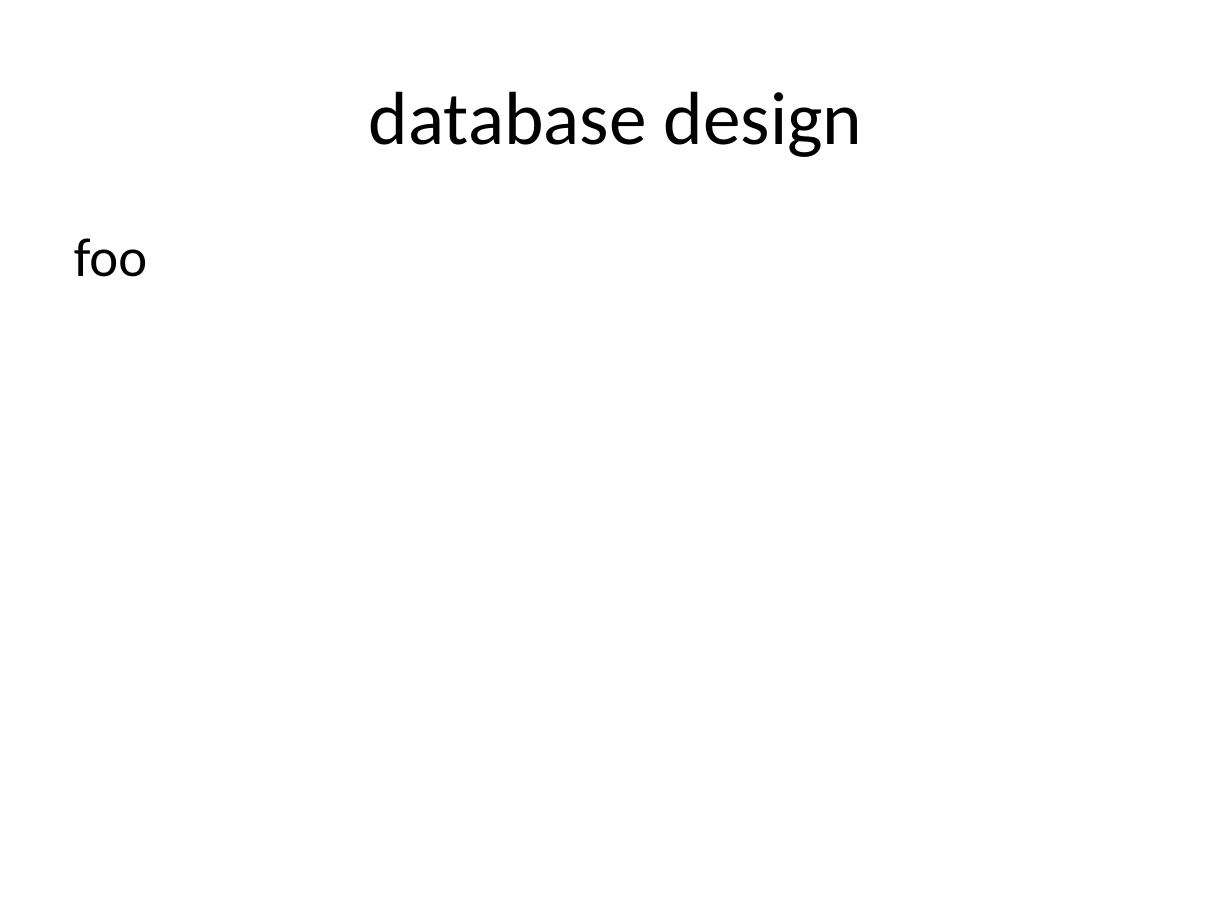
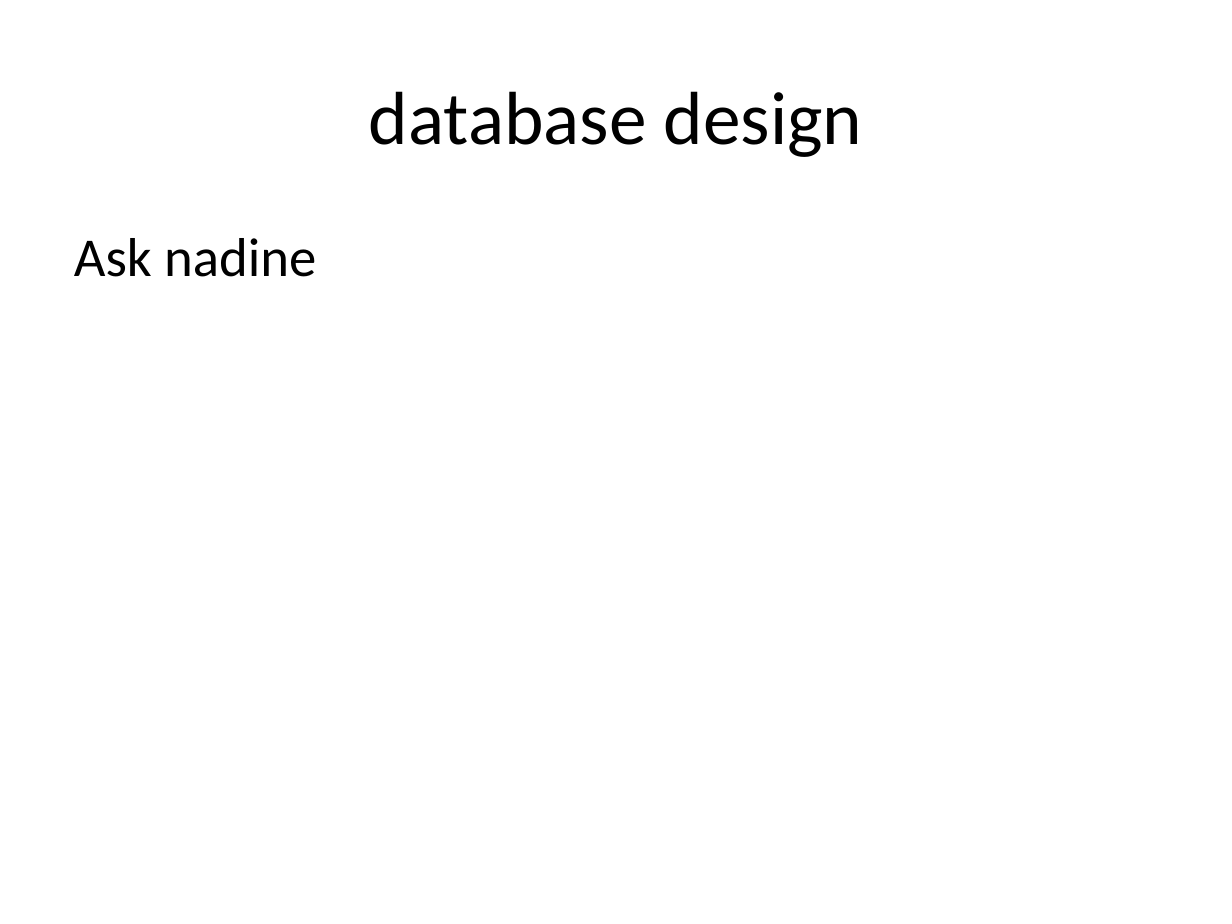
Before and after one commit to krenztr/Super-Smash-Bros-Database, a slide deck: slide 4 of Doc/SSBB.pptx. Drawn at 1232x924 pixels with LibreOffice and Linux fonts; fonts in the diff are those of the drawing. Boxes give left, top, right and bottom in pixels: in the first picture for what was removed or moved away, otherwise in the second. Text is boxed around its words. In the diff, an @@ line names an element or a change of style, - is before the commit and + after.

```diff
--- a/Doc/SSBB.pptx
+++ b/Doc/SSBB.pptx
@@ text at <box>74,238,316,277</box>: text changed @@
-foo
+Ask nadine
```
Also in this commit, not shown: 2 other slides changed, 2 slides added, 1 slide removed, 3 other files.
